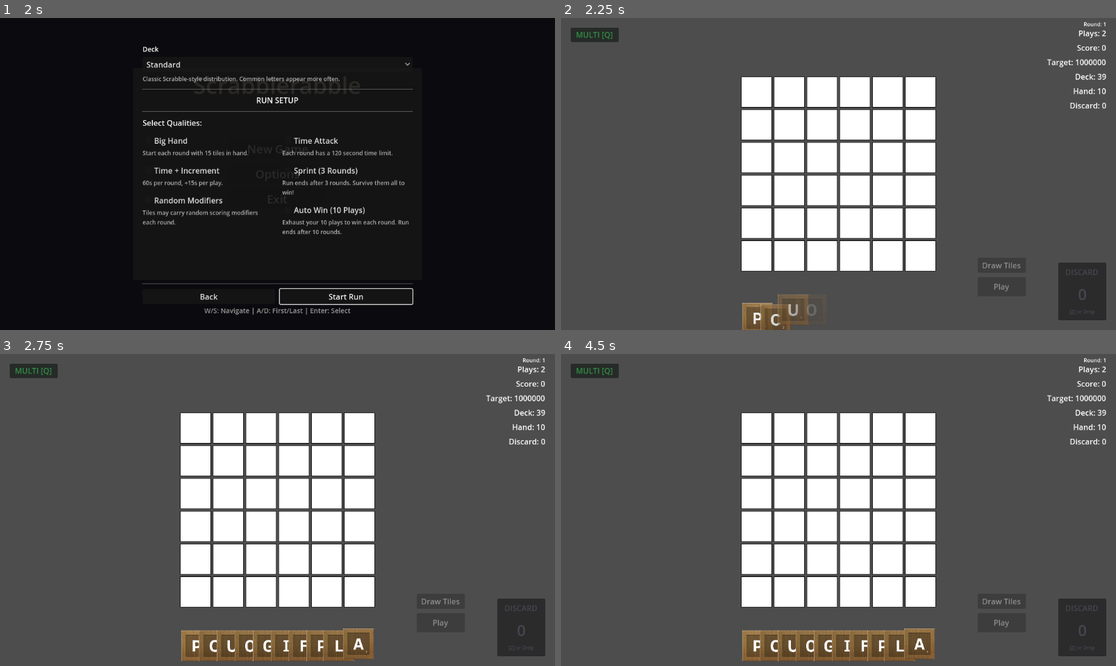
Above: before the commit, frames 1-4 (two rows, left to right).
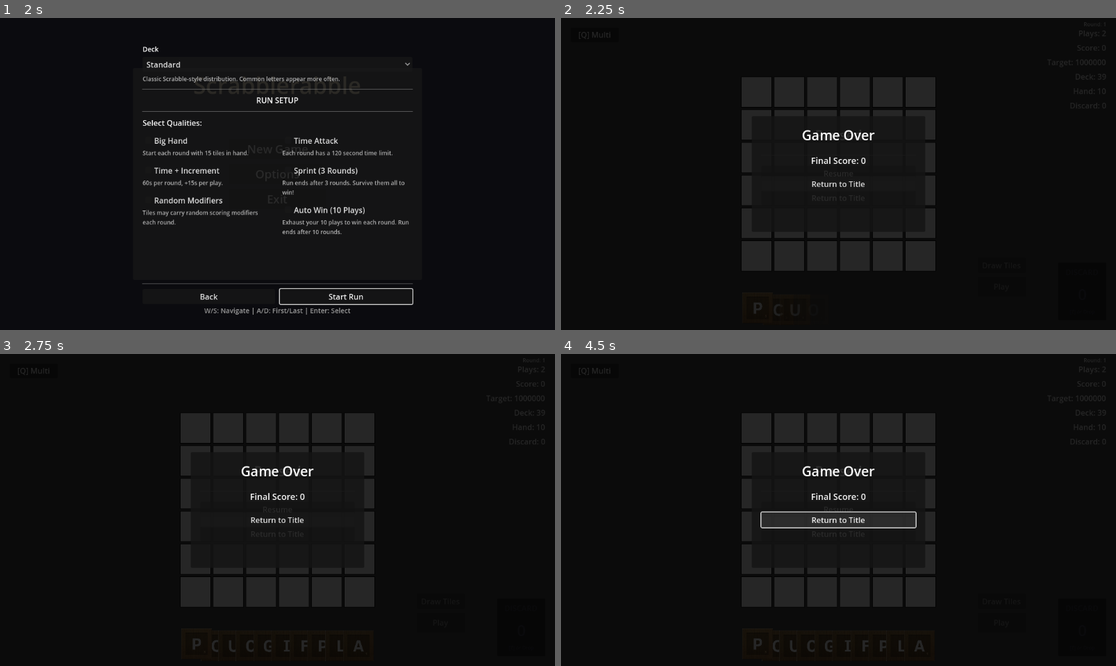
Above: after the commit, the same moments.

Repository: rcmilan/godot-scrabblerabble
Game: Godot game, scene res://scenes/title_screen/TitleScreen.tscn
The game is run twice, just before and just after one commit, with the same random seed, the same clock (stepped at 60 frames per second) and the same inputs.
Inputs (mouse positions are in pixels of both pictures, inside the frame that each line leads up to):
- Up to frame 1 (2 s): click "New Game" at 0.5 s; click "New Game" at 1.25 s
- Up to frame 2 (2.25 s): click "Start Run" at 2 s
- Up to frame 3 (2.75 s): no input
- Up to frame 4 (4.5 s): click (838, 510) at 2.75 s, where only the run after the commit has a clickable "Resume"; click (838, 534) at 3.5 s, where only the run after the commit has a clickable "Return to Title"; click (838, 519) at 4.25 s, where only the run after the commit has a clickable "Return to Title"

Frame 1 is identical in both runs. In frame 2, 99% of the frame differs, in the area x 0-100%, y 0-100%; in frame 3, 99%; in frame 4, 99%.
Error before the commit: Invalid call. Nonexistent function 'cleared_tile' in base 'Nil'. (res://scenes/ui/focus_cursor/focus_cursor.gd:90)
Error after the commit: Parse Error: Invalid argument for "setup()" function: argument 1 should be "CanvasItem" but is "GameOverPopup". (res://scenes/ui/game_over_popup/game_over_popu…

Commit message:
refactor: replace duplicated modal input guards with ModalInputGuard mixin
Broaden ModalInputGuard.setup() from CanvasLayer to CanvasItem so it
accepts both CanvasLayer and Control-based popups. Wire the guard into
all five modal popups, removing hand-rolled visible checks and nav-action
blocking loops.

Co-Authored-By: Claude Sonnet 4.6 <noreply@anthropic.com>

Diff:
--- a/scenes/title_screen/options_popup.gd
+++ b/scenes/title_screen/options_popup.gd
@@ -26,6 +26,8 @@
 var _listening_action: StringName = &""
 var _listening_button: Button = null
 
+var _guard: ModalInputGuard
+
 # =============================================================================
 # LIFECYCLE
 # =============================================================================
@@ -34,6 +36,7 @@
 	_close_button.pressed.connect(_on_close_pressed)
 	_volume_slider.value_changed.connect(_on_volume_changed)
 	_reset_button.pressed.connect(_on_reset_defaults_pressed)
+	_guard = ModalInputGuard.new().setup(self)
 	set_process_input(true)
 
 	_fullscreen_check.button_pressed = false
@@ -44,11 +47,10 @@
 
 
 func _input(event: InputEvent) -> void:
-	if not visible:
-		return
-
-	# Capture rebind — takes full priority while listening
+	# Capture rebind — takes full priority while listening (before guard)
 	if _listening_action != &"":
+		if not visible:
+			return
 		if event is InputEventKey and event.pressed and not event.is_echo():
 			if event.keycode == KEY_ESCAPE:
 				_listening_button.text = KeybindingConfig.get_event_display_text(_listening_action)
@@ -60,14 +62,8 @@
 			get_viewport().set_input_as_handled()
 		return
 
-	# Block game navigation from bleeding to menu buttons behind the modal
-	var nav_actions: Array[StringName] = [KeyAction.NAVIGATE_UP, KeyAction.NAVIGATE_DOWN,
-					KeyAction.NAVIGATE_LEFT, KeyAction.NAVIGATE_RIGHT,
-					KeyAction.CONFIRM, &"ui_up", &"ui_down", &"ui_left", &"ui_right"]
-	for action in nav_actions:
-		if event.is_action_pressed(action):
-			get_viewport().set_input_as_handled()
-			return
+	if _guard.handle(event):
+		return
 
 	# Tab switching: 1/2 keys or L1/R1 controller
 	if event is InputEventKey and event.pressed and not event.is_echo():
--- a/scenes/title_screen/run_setup_popup.gd
+++ b/scenes/title_screen/run_setup_popup.gd
@@ -26,6 +26,8 @@
 
 var _quality_checkboxes: Dictionary = {}  # StringName -> CheckBox
 
+var _guard: ModalInputGuard
+
 var _deck_option: OptionButton = null
 var _deck_desc_label: Label = null
 var _deck_ids: Array[StringName] = []
@@ -37,32 +39,35 @@
 func _ready() -> void:
 	_start_button.pressed.connect(_on_start_pressed)
 	_back_button.pressed.connect(_on_back_pressed)
+	_guard = ModalInputGuard.new().setup(self)
 	set_process_input(true)
 	_populate_deck_selector()
 	_populate_quality_list()
 
 
 func _input(event: InputEvent) -> void:
-	if not visible:
-		return
-
 	# Forward WASD (navigate_*) as ui_* so Godot's focus traversal picks them up.
+	# Must run before guard, which would otherwise block these actions.
 	# Safe from loops: the re-injected InputEventAction("ui_up") is not matched by
 	# is_action_pressed("navigate_up") because ui_up is not in navigate_up's bindings.
-	var nav_map: Dictionary = {
-		KeyAction.NAVIGATE_UP:    &"ui_up",
-		KeyAction.NAVIGATE_DOWN:  &"ui_down",
-		KeyAction.NAVIGATE_LEFT:  &"ui_left",
-		KeyAction.NAVIGATE_RIGHT: &"ui_right",
-	}
-	for game_action: StringName in nav_map:
-		if event.is_action_pressed(game_action):
-			var fake := InputEventAction.new()
-			fake.action = nav_map[game_action]
-			fake.pressed = true
-			Input.parse_input_event(fake)
-			get_viewport().set_input_as_handled()
-			return
+	if visible:
+		var nav_map: Dictionary = {
+			KeyAction.NAVIGATE_UP:    &"ui_up",
+			KeyAction.NAVIGATE_DOWN:  &"ui_down",
+			KeyAction.NAVIGATE_LEFT:  &"ui_left",
+			KeyAction.NAVIGATE_RIGHT: &"ui_right",
+		}
+		for game_action: StringName in nav_map:
+			if event.is_action_pressed(game_action):
+				var fake := InputEventAction.new()
+				fake.action = nav_map[game_action]
+				fake.pressed = true
+				Input.parse_input_event(fake)
+				get_viewport().set_input_as_handled()
+				return
+
+	if _guard.handle(event):
+		return
 
 	if event.is_action_pressed(&"ui_cancel"):
 		close_popup()
--- a/scenes/ui/discard_confirmation_dialog/discard_confirmation_dialog.gd
+++ b/scenes/ui/discard_confirmation_dialog/discard_confirmation_dialog.gd
@@ -5,6 +5,8 @@
 
 signal confirmed
 signal cancelled
+
+var _guard: ModalInputGuard
 
 @onready var panel: Panel = $CenterContainer/Panel
 @onready var message_label: Label = $CenterContainer/Panel/VBoxContainer/MessageLabel
@@ -17,11 +19,12 @@
 func _ready() -> void:
 	yes_button.pressed.connect(_on_yes_pressed)
 	no_button.pressed.connect(_on_no_pressed)
+	_guard = ModalInputGuard.new().setup(self)
 	hide()
 
 
-func _unhandled_input(event: InputEvent) -> void:
-	if not visible:
+func _input(event: InputEvent) -> void:
+	if _guard.handle(event):
 		return
 
 	# Close on Escape
--- a/scenes/ui/game_over_popup/game_over_popup.gd
+++ b/scenes/ui/game_over_popup/game_over_popup.gd
@@ -9,6 +9,12 @@
 # =============================================================================
 
 signal return_to_title_requested
+
+# =============================================================================
+# STATE
+# =============================================================================
+
+var _guard: ModalInputGuard
 
 # =============================================================================
 # NODE REFERENCES
@@ -25,15 +31,14 @@
 
 func _ready() -> void:
 	_return_button.pressed.connect(_on_return_pressed)
+	_guard = ModalInputGuard.new().setup(self).add_close_action(&"ui_accept")
+	_guard.close_requested.connect(_on_return_pressed)
 	hide()
 
 
 func _input(event: InputEvent) -> void:
-	if not visible:
+	if _guard.handle(event):
 		return
-	if event.is_action_pressed("ui_accept"):
-		get_viewport().set_input_as_handled()
-		_on_return_pressed()
 
 # =============================================================================
 # PUBLIC API
--- a/scenes/ui/pause_menu/pause_menu.gd
+++ b/scenes/ui/pause_menu/pause_menu.gd
@@ -9,6 +9,12 @@
 
 signal resume_requested
 signal return_to_title_requested
+
+# =============================================================================
+# STATE
+# =============================================================================
+
+var _guard: ModalInputGuard
 
 # =============================================================================
 # NODE REFERENCES
@@ -25,18 +31,14 @@
 func _ready() -> void:
 	_resume_button.pressed.connect(_on_resume_pressed)
 	_return_button.pressed.connect(_on_return_pressed)
+	_guard = ModalInputGuard.new().setup(self).add_close_action(KeyAction.PAUSE_GAME)
+	_guard.close_requested.connect(_on_resume_pressed)
 	hide()
 
 
 func _input(event: InputEvent) -> void:
-	if not visible:
+	if _guard.handle(event):
 		return
-	if event.is_action_pressed("pause_game"):
-		_on_resume_pressed()
-		get_viewport().set_input_as_handled()
-	elif event.is_action_pressed("ui_accept"):
-		# Let the focused button handle Enter/Space
-		get_viewport().set_input_as_handled()
 
 # =============================================================================
 # PUBLIC API
--- a/scripts/input/modal_input_guard.gd
+++ b/scripts/input/modal_input_guard.gd
@@ -2,13 +2,13 @@
 class_name ModalInputGuard
 extends RefCounted
 
-## Shared input guard for modal CanvasLayer popups.
+## Shared input guard for modal popups (CanvasLayer or Control-based).
 ## Blocks gameplay navigation from bleeding through, and closes the popup
 ## on configured close actions. Compose via ModalInputGuard.new().setup(self).
 
 signal close_requested
 
-var _owner: CanvasLayer = null
+var _owner: CanvasItem = null
 var _close_actions:   Array[StringName] = []
 var _blocked_actions: Array[StringName] = [
 	KeyAction.NAVIGATE_LEFT,
@@ -21,7 +21,7 @@
 
 
 ## Fluent — call .setup(self) first, then chain .add_close_action() as needed.
-func setup(owner: CanvasLayer) -> ModalInputGuard:
+func setup(owner: CanvasItem) -> ModalInputGuard:
 	_owner = owner
 	return self
 
